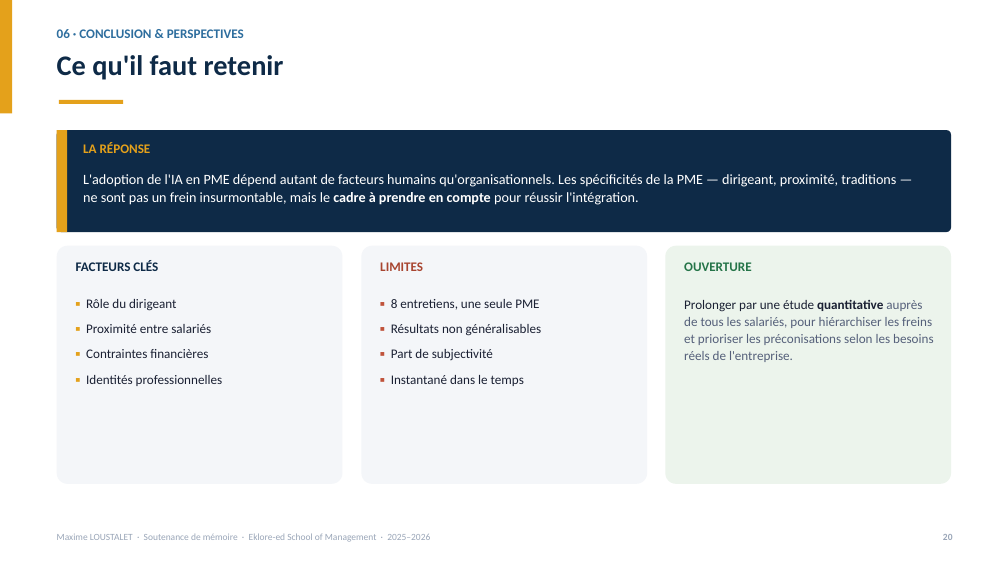
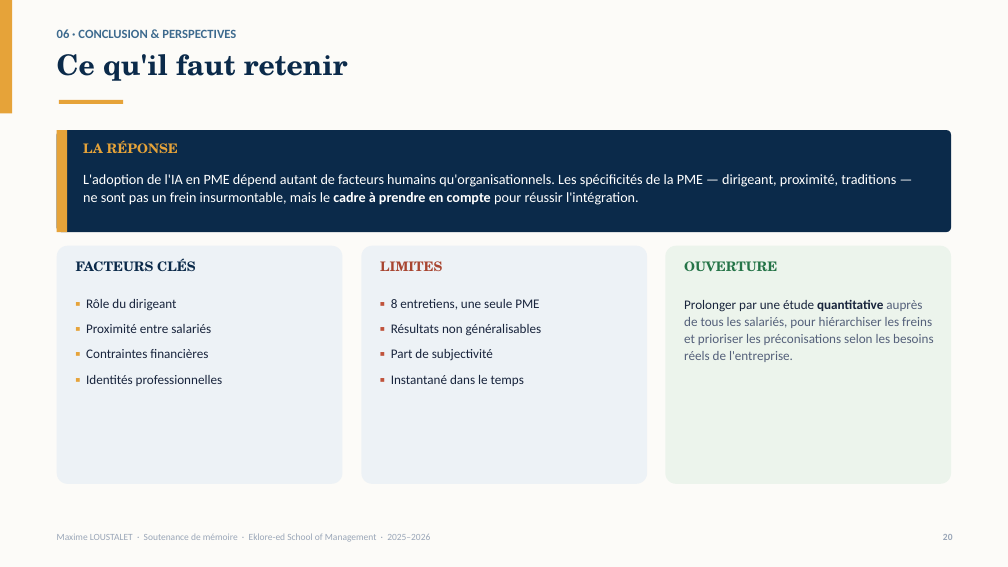
Before and after one commit to maximeloustalet4-creator/maxime, a slide deck: slide 20 of Soutenance_MFE_LOUSTALET_Maxime.pptx. Drawn at 1008x567 pixels with LibreOffice and Linux fonts; fonts in the diff are those of the drawing. Boxes give left, top, right and bottom in pixels: in the first picture for what was removed or moved away, otherwise in the second. Text is boxed around its words. In the diff, an @@ line names an element or a change of style, - is before the commit and + after.

```diff
--- a/Soutenance_MFE_LOUSTALET_Maxime.pptx
+++ b/Soutenance_MFE_LOUSTALET_Maxime.pptx
@@ rectangle at [0,0,1008,113]: fill #FFFFFF to #FCFBF8 @@
@@ rectangle added at [0,0,1008,567], fill #FCFBF8 @@
@@ text "06 · CONCLUSION & PERSPECTIVES" at [57,29,236,38]: size 12.5 to 12 pt, text colour #2E6E9E to #3D6A8E @@
@@ text "Ce qu'il faut retenir" at [57,54,348,81]: font Calibri to TeX Gyre Schola, text colour #0E2A47 to #0B2A4A @@
@@ fill #E4A11B to #E6A339 in 3 elements at [0,0,12,113], [59,100,123,104], [57,130,67,232] @@
@@ rounded rectangle at [57,130,951,232]: fill #0E2A47 to #0B2A4A @@
@@ text "LA RÉPONSE" at [83,140,178,153]: font Calibri to TeX Gyre Schola, text colour #E4A11B to #E6A339 @@
@@ rounded rectangle at [57,246,343,484]: fill #F4F6F9 to #EDF2F6 @@
@@ text "FACTEURS CLÉS" at [76,258,195,271]: font Calibri to TeX Gyre Schola, text colour #0E2A47 to #0B2A4A @@
@@ rounded rectangle at [361,246,647,484]: fill #F4F6F9 to #EDF2F6 @@
@@ text "LIMITES" at [380,261,442,271]: font Calibri to TeX Gyre Schola @@
@@ text "OUVERTURE" at [684,261,777,271]: font Calibri to TeX Gyre Schola @@
@@ text "▪ Rôle du dirigeant" at [86,299,222,386]: text colour #E4A11B to #E6A339 in "▪", "▪", "▪", "▪"; text colour #1A2033 to #18243C @@
```
Also in this commit, not shown: 20 other slides changed, 4 other files.
